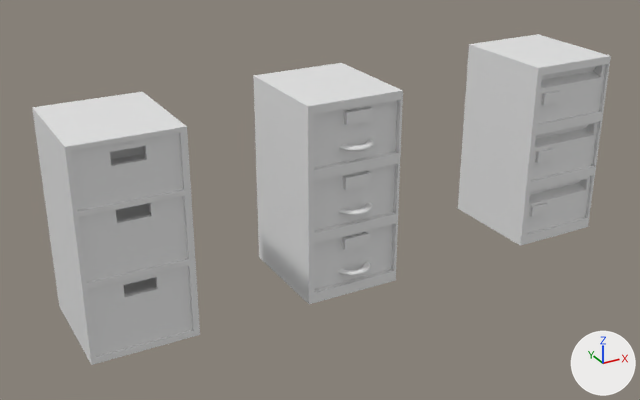
One commit to the FBX model Export Art/Motel/Props/FilingCabinets.fbx: the scene before it, then after it.
One viewpoint serves both versions: a 50 mm lens placed at (-1.13, -4.3, 2.63), pointed at (1.24, 0.01, 0.47). Lighting does not change. The marker at lower right points along +X, +Y and +Z. The picture after the commit comes second. Where no turn or scale is listed for an object, it has been applied to the vertices.

The first picture shows 'FilingCabinetWHandles', 'FilingCabinetWPullOut', 'FilingCabinets'.
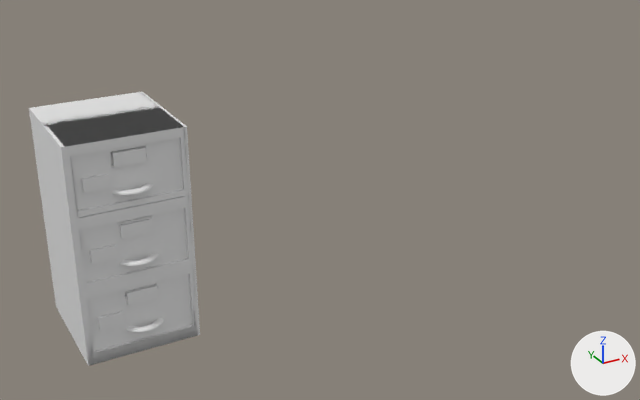
Where the newer file only moved an object's origin or applied its transform, the numbers keep the older frame.

What differs and where, as boxes [x1, y1, x2, y2] in the pictures (640 x 400 px; the box of a moved part takes in the faces that stretch with it):
'FilingCabinetWHandles', reshaped, moved, turned, rescaled: before [253, 63, 403, 304]; after [29, 92, 197, 366]
'FilingCabinetWPullOut', moved: before [458, 34, 611, 246]; after [42, 94, 198, 366]
part 1 of me_torus_001, moved or reshaped: before [253, 63, 403, 304]; after [29, 92, 197, 366]
part 2 of me_torus_001, moved or reshaped: before [339, 139, 374, 151]; after [112, 183, 153, 196]
part 3 of me_torus_001, moved or reshaped: before [338, 203, 372, 215]; after [119, 253, 159, 267]
part 4 of me_torus_001, moved or reshaped: before [338, 262, 371, 276]; after [126, 318, 164, 333]
part 5 of me_cube_018, built on: before [110, 146, 158, 297]; after [119, 146, 158, 297]

Edits to the bpy script that builds the scene:
```text
Change me_cube_017:
    used by ob_filingcabinetwpullout; location = (2.855, 0.0, 0.6)
    remove me_cube_017.from_pydata(...)  # 86 vertices, 55 faces; spans x -0.3..0.3, y -0.34..0.34, z -0.6..0.6
    add me_cube_017.from_pydata(...)  # 86 vertices, 55 faces; spans x -3.169..-2.569, y -0.34..0.34, z -0.6..0.6
    me_cube_017 part 6: the whole mesh is moved by (-2.869, 0.0, 0.0)
Change me_torus_001:
    used by ob_filingcabinetwhandles; location = (1.298, -0.276, 0.921); scale = (0.0923, 0.0923, 0.0555)
    remove me_torus_001.from_pydata(...)  # 1784 vertices, 1768 faces; spans x -3.5..3.0, y -1.2..6.7, z -16.6..5.0
    add me_torus_001.from_pydata(...)  # 1784 vertices, 1768 faces; spans x -31.8..28.2, y 0.0..120.0, z -34.0..39.1
    me_torus_001 part 1: the loose piece of 56 vertices spanning x -3.5..3.0, y -0.7..6.7, z -16.6..5.0 is multiplied about its middle by the matrix ((9.227, 0.0, 0.0), (0.0, 0.0, 5.55), (0.0, -9.227, 0.0)), then moved by (-1.5, 57.0, 5.8)
    me_torus_001 part 2: the loose piece of 576 vertices spanning x -1.2..1.2, y -1.2..1.2, z -0.2..0.2 is multiplied about its middle by the matrix ((9.227, 0.0, 0.0), (0.0, 0.0, 5.55), (0.0, -9.227, 0.0)), then moved by (0.5, 92.1, 27.6)
    me_torus_001 part 3: the loose piece of 576 vertices spanning x -1.3..1.2, y -1.2..1.2, z -7.2..-6.8 is multiplied about its middle by the matrix ((9.227, 0.0, 0.0), (0.0, 0.0, 5.55), (0.0, -9.227, 0.0)), then moved by (0.5, 53.2, 34.6)
    me_torus_001 part 4: the loose piece of 576 vertices spanning x -1.3..1.2, y -1.2..1.2, z -14.2..-13.8 is multiplied about its middle by the matrix ((9.227, 0.0, 0.0), (0.0, 0.0, 5.55), (0.0, -9.227, 0.0)), then moved by (0.5, 14.4, 41.6)
Change me_cube_018:
    used by ob_filingcabinets; location = (0.0, 0.0, 0.6)
    remove me_cube_018.from_pydata(...)  # 136 vertices, 110 faces; spans x -0.3..0.3, y -0.34..0.34, z -0.6..0.6
    add me_cube_018.from_pydata(...)  # 100 vertices, 92 faces; spans x -0.3..0.3, y -0.34..0.34, z -0.6..0.6
    me_cube_018 part 5
    42 vertices are removed from x -0.26..0.26, y -0.295..0.285, z -0.468..0.53
    30 faces are deleted
    6 new vertices lie (0.0, 0.0, -0.073) away from vertices in x -0.089..0.089, y -0.24, z -0.194..0.531
    12 new faces join them
Change ob_filingcabinetwhandles:
    ob_filingcabinetwhandles.location: (1.298, -0.276, 0.921) -> (0.0, 0.0, 0.0)
    ob_filingcabinetwhandles.rotation_euler: (0.0, 0.0, 0.0) -> (1.571, 0.0, 0.0)  # degrees (0, 0, 0) -> degrees (90, 0, 0)
    ob_filingcabinetwhandles.scale: (0.0923, 0.0923, 0.0555) -> (0.01, 0.01, 0.01)
```
